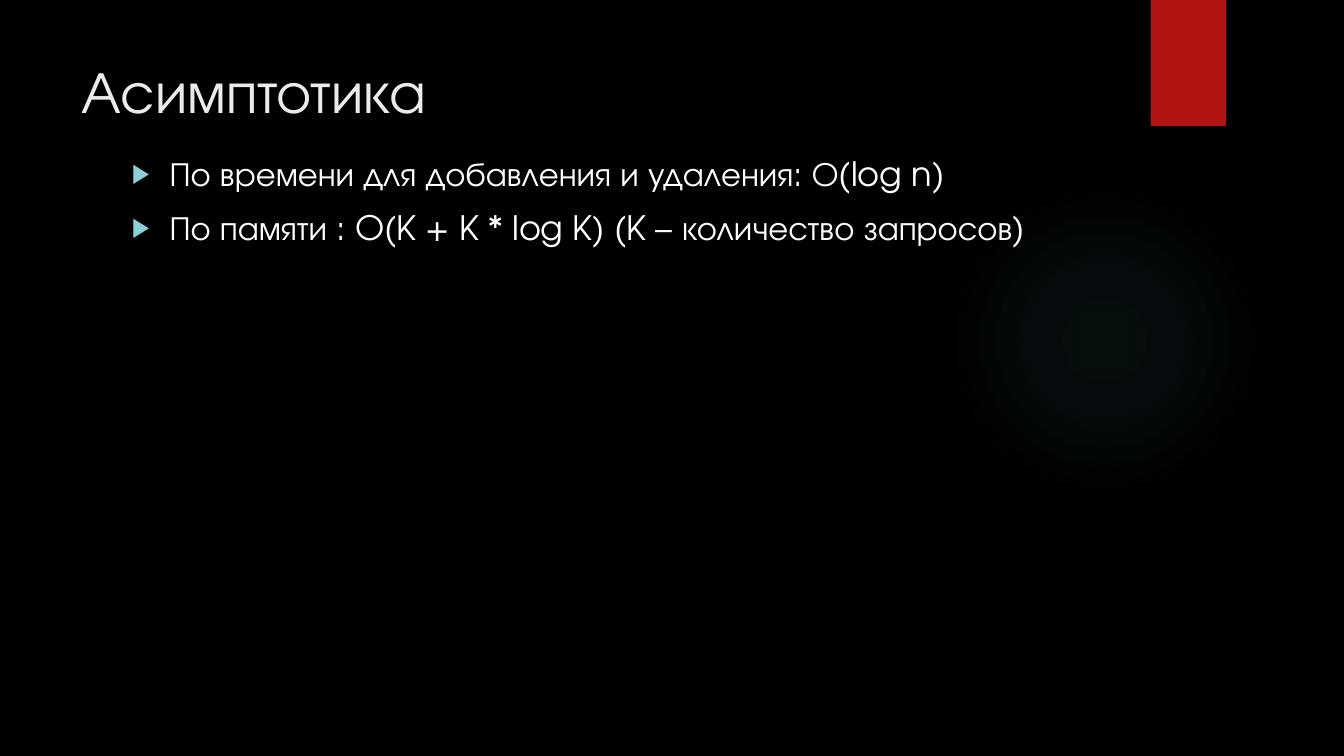
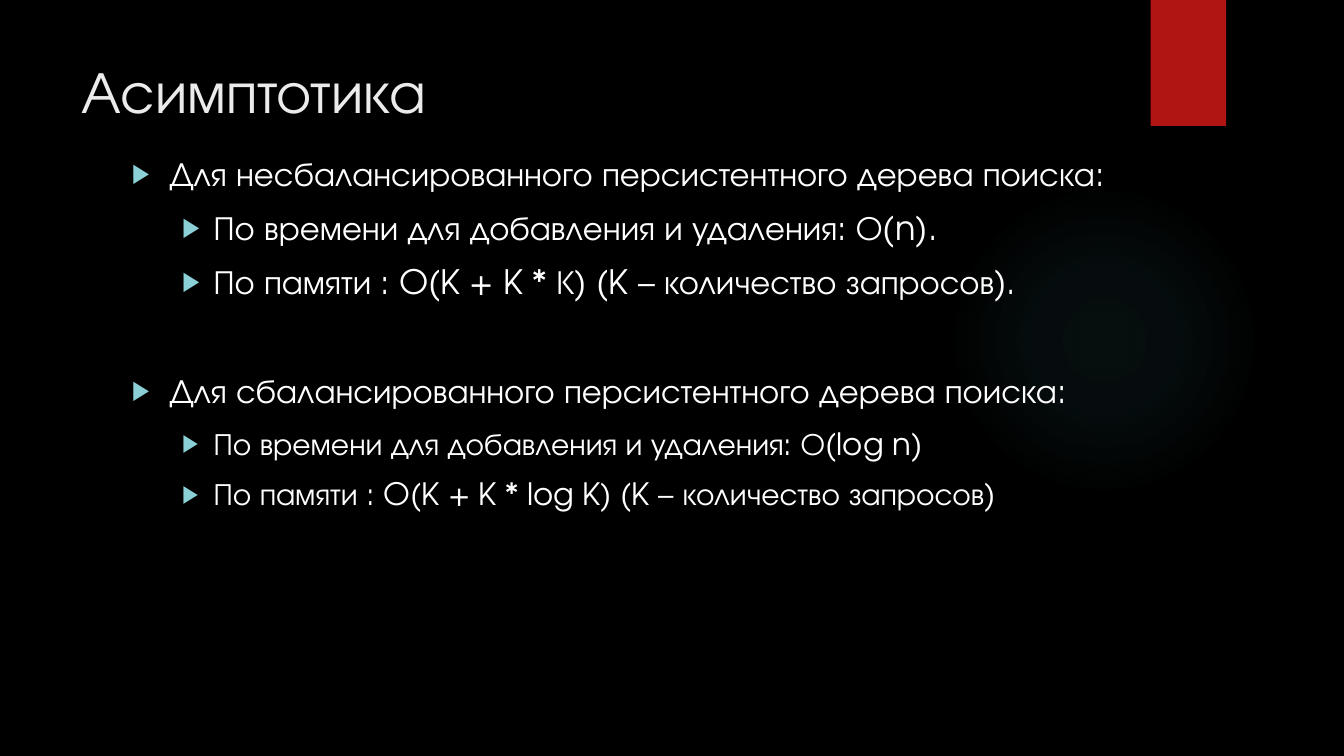
Before and after one commit to bavad/Persistent-BinST, a slide deck: slide 24 of Персистентное дерево поиска.pptx (slide 16 before the commit). Drawn at 1344x756 pixels with LibreOffice and Linux fonts; fonts in the diff are those of the drawing; background and template pictures are left out. Boxes give left, top, right and bottom in pixels: in the first picture for what was removed or moved away, otherwise in the second. Text is boxed around its words. In the diff, an @@ line names an element or a change of style, - is before the commit and + after.

```diff
--- a/Персистентное дерево поиска.pptx
+++ b/Персистентное дерево поиска.pptx
@@ text at (x1=170, y1=163, x2=1095, y2=409): paragraphs added @@
+▶ Для несбалансированного персистентного дерева поиска:
+  ▶ По времени для добавления и удаления: О(n).
+  ▶ По памяти : O(K + K * К) (K – количество запросов).
+▶ Для сбалансированного персистентного дерева поиска:
@@ text at (x1=214, y1=432, x2=996, y2=512): size 24 to 22 pt in "По времени для добавления и удаления: О(log ...", "По памяти : O(K + K * ..."; list level 1 to 2 in "По времени для добавления и ..."; list level 1 to 2 in "По памяти : O(K + ..." @@
```
Also in this commit, not shown: 5 other slides changed, 8 slides added, 1 other file.
